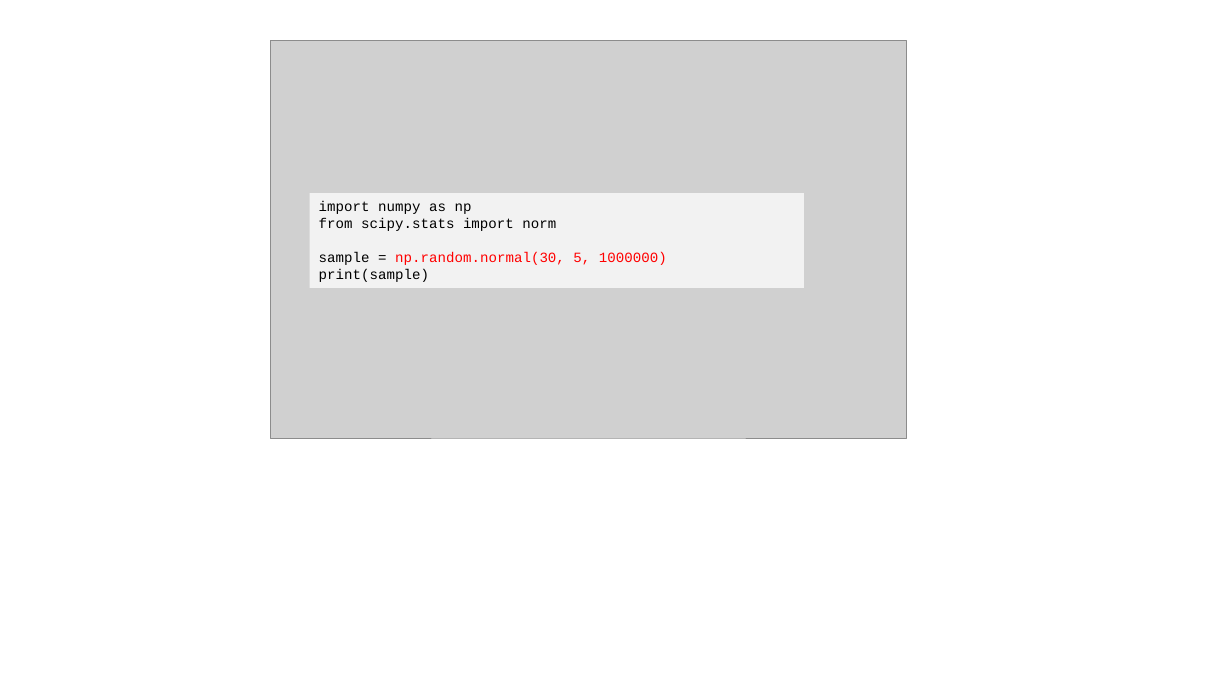
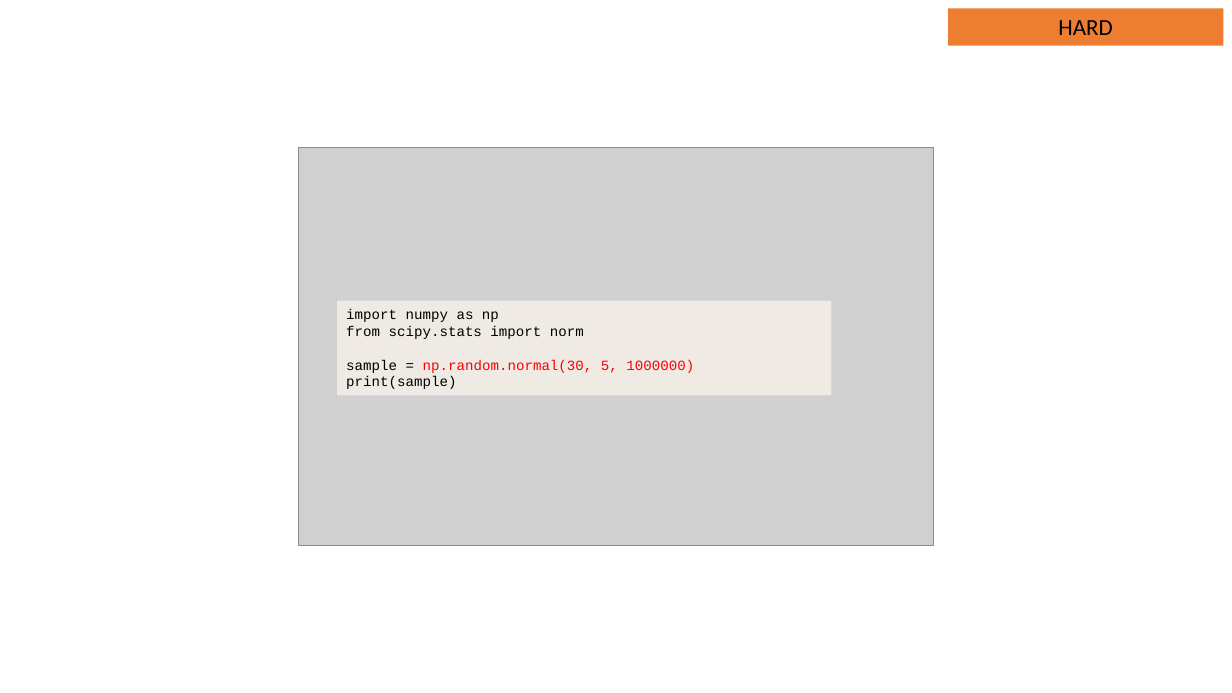
Before and after one commit to JNYH/DataCamp_Assessment, a slide deck: slide 26 of Statistical_Experimentation.pptx (slide 22 before the commit). Drawn at 1232x693 pixels with LibreOffice and Linux fonts; fonts in the diff are those of the drawing; grey boxes stand for pictures. Boxes give left, top, right and bottom in pixels: in the first picture for what was removed or moved away, otherwise in the second. Text is boxed around its words. In the diff, an @@ line names an element or a change of style, - is before the commit and + after.

```diff
--- a/Statistical_Experimentation.pptx
+++ b/Statistical_Experimentation.pptx
@@ rectangle added at (948,8,1224,45), fill #ED7D31, 18 pt, text #000000 @@
+HARD
@@ picture: place and size @@
-picture at (271,40,907,438)
+picture at (299,148,934,546)
@@ rectangle "import numpy as np": place and size @@
-rectangle "import numpy as np" at (310,193,804,288)
+rectangle "import numpy as np" at (337,300,832,396)
@@ rectangle "import numpy as np" at (337,300,832,396): fill #F2F2F2 to #EFEBE4 @@
```
Also in this commit, not shown: 50 other slides changed, 13 slides added.
